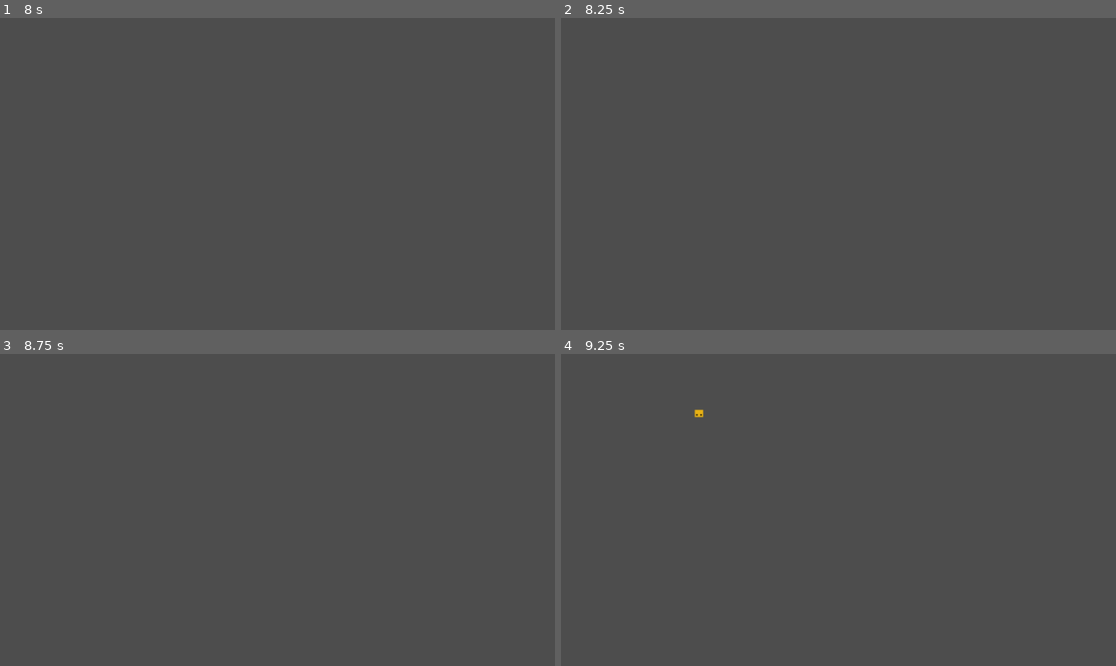
Above: before the commit, frames 1-4 (two rows, left to right).
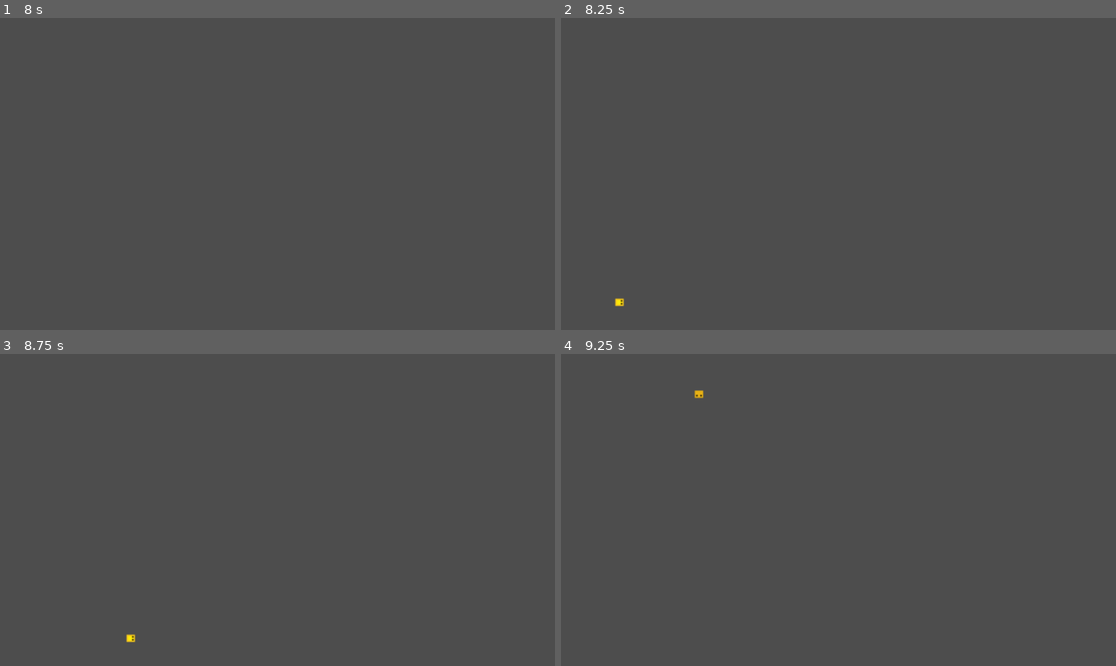
Above: after the commit, the same moments.

Repository: terenceithaque/Snake_Godot
Game: Godot game, scene res://title_screen.tscn
The game is run twice, just before and just after one commit, with the same random seed, the same clock (stepped at 60 frames per second) and the same inputs. Sound files missing from this copy of the repository are replaced by a short silence.
Inputs (mouse positions are in pixels of both pictures, inside the frame that each line leads up to):
- Up to frame 1 (8 s): click "Jouer" at 0.5 s; move the mouse to (399, 158) at 1.27 s; hold Right (move_right) 1.28-2.03 s; move the mouse to (166, 189) at 2.02 s; hold Down (move_down) 2.03-2.78 s; move the mouse to (333, 105) at 2.77 s; hold Right (move_right) 2.78-3.53 s; tap Enter at 3.5, 5, 6.5 s; move the mouse to (249, 236) at 3.52 s; hold Up (move_up) 3.53-4.28 s; tap Space (pause) at 4.25, 4.9, 5.75, 7.25 s; move the mouse to (444, 220) at 4.27 s; hold Left (move_left) 4.28-5.78 s; move the mouse to (111, 127) at 5.02 s; move the mouse to (305, 174) at 5.77 s; hold Down (move_down) 5.78-6.53 s; move the mouse to (194, 96) at 6.52 s; hold Right (move_right) 6.53-7.28 s; move the mouse to (399, 158) at 7.27 s; hold Up (move_up) from 7.28 s (still down)
- Up to frame 2 (8.25 s): move the mouse to (727, 189) at 8.02 s; release Up (move_up) at 8.03 s; hold Right (move_right) from 8.03 s (still down)
- Up to frame 3 (8.75 s): keep holding Right (move_right)
- Up to frame 4 (9.25 s): move the mouse to (894, 441) at 8.77 s; release Right (move_right) at 8.78 s; hold Down (move_down) from 8.78 s (still down)

Frame 1 is identical in both runs. In frame 2, less than 0.1% of the frame differs, in the area x 9-12%, y 89-93%; in frame 3, less than 0.1%; in frame 4, less than 0.1%, in the area x 24-26%, y 11-21%.

Commit message:
Corrigé le replacement de la tête quand le serpent se dirige vers le haut

Diff:
--- a/snake.gd
+++ b/snake.gd
@@ -115,7 +115,7 @@
 
 	# Repositionner la tête si elle sort de l'écran
 	if head_sprite.position.y < 0:
-		head_sprite.position.y = 8
+		head_sprite.position.y = 620
 
 
 func move_down():
